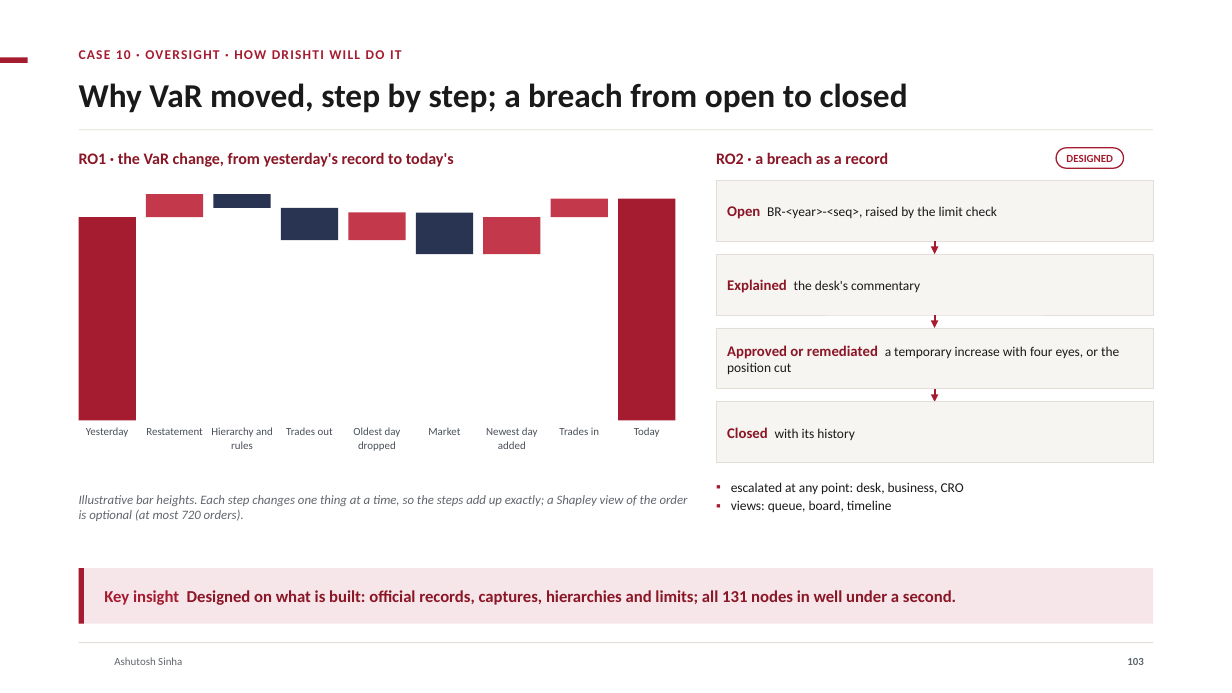
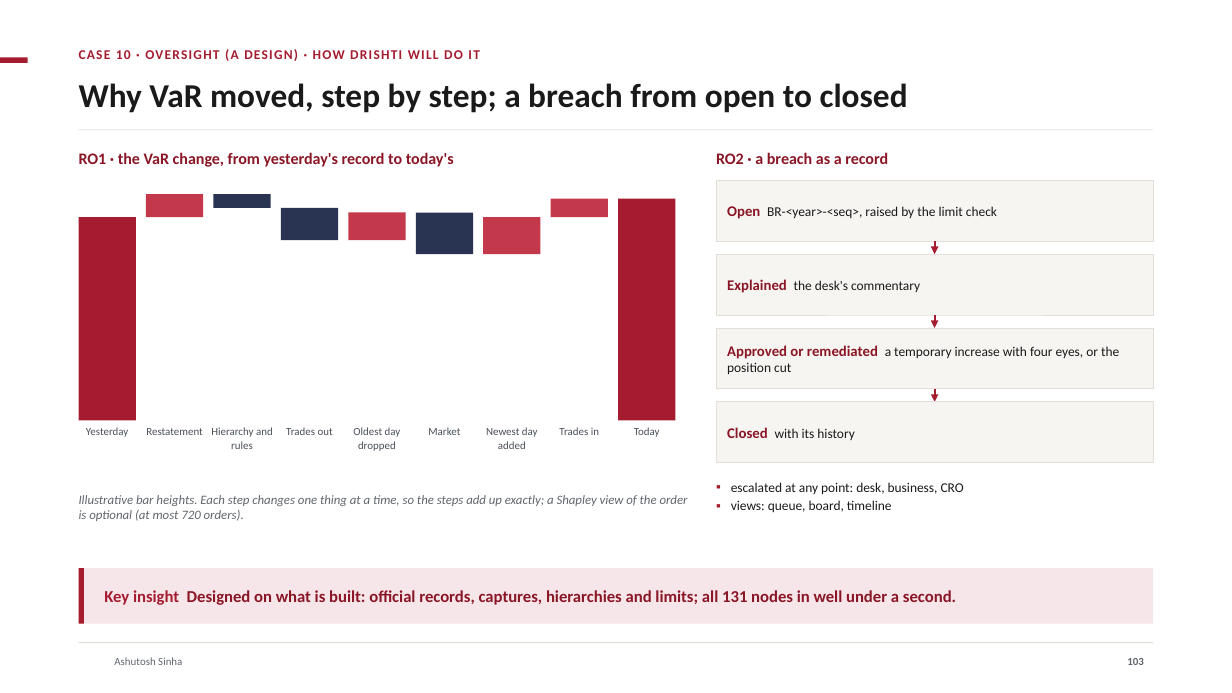
Before and after one commit to ajsinha/drishti, a slide deck: slide 103 of docs/publications/Drishti-Design-and-Evidence.pptx. Drawn at 1232x693 pixels with LibreOffice and Linux fonts; fonts in the diff are those of the drawing; background and template pictures are left out. Boxes give left, top, right and bottom in pixels: in the first picture for what was removed or moved away, otherwise in the second. Text is boxed around its words. In the diff, an @@ line names an element or a change of style, - is before the commit and + after.

Commit message:
Decks: Design-and-Evidence without status pills; the phone tiers and lens menus on the real phone captures; no picture disagrees with its slide (live period statistics and the reports list, real captures for the Risk, Trading, Market and World cases, mock-ups captioned as such with no figures they could contradict); each bank EPE dated; chapter names clear of their numbers

```diff
--- a/docs/publications/Drishti-Design-and-Evidence.pptx
+++ b/docs/publications/Drishti-Design-and-Evidence.pptx
@@ text at [79,49,479,61]: text changed @@
-CASE 10 · OVERSIGHT · HOW DRISHTI WILL DO IT
+CASE 10 · OVERSIGHT (A DESIGN) · HOW DRISHTI WILL DO IT
@@ rounded rectangle removed at [1056,148,1124,168] @@
-DESIGNED
```
Also in this commit, not shown: 35 other slides changed, 1 other file.
